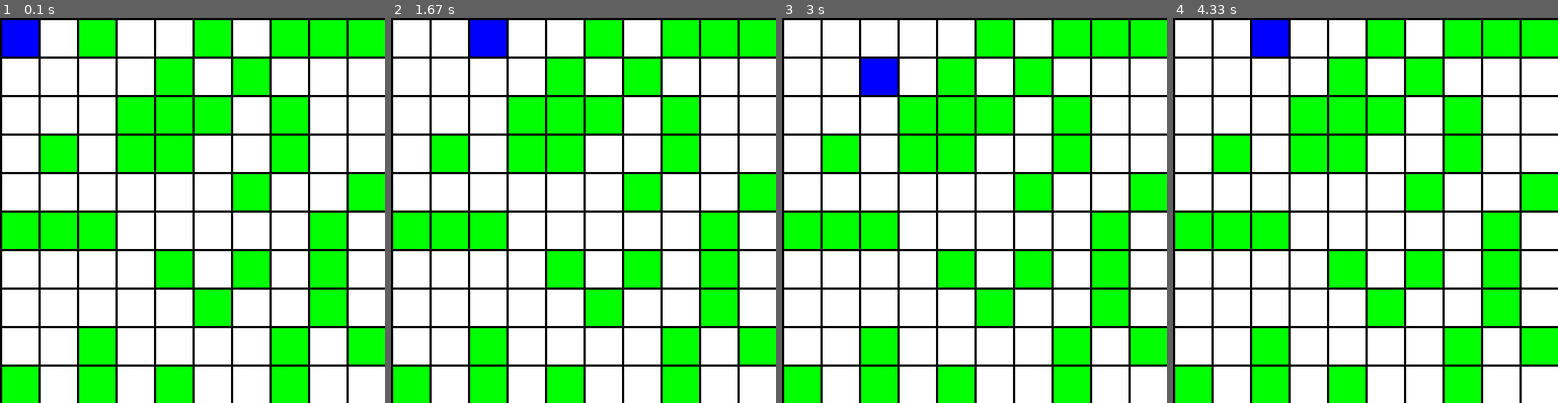
Above: before the commit, frames 1-4 (left to right).
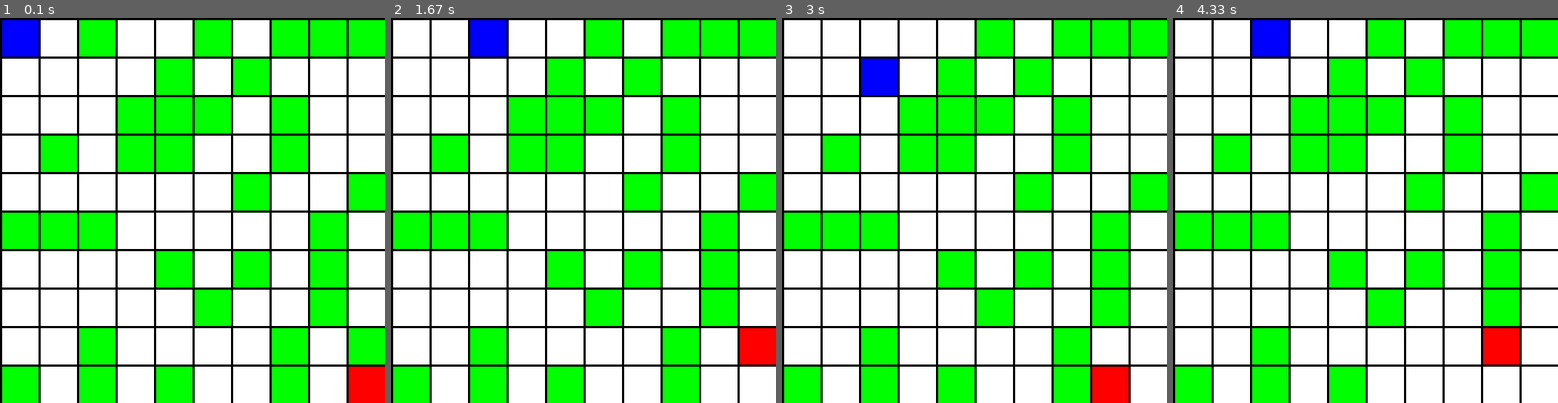
Above: after the commit, the same moments.

Repository: Xiangggggg/Search-Game
Game: pygame game, started from test.py
The game is run twice, just before and just after one commit, with the same random seed, the same clock (stepped at 60 frames per second) and the same inputs.
Inputs:
- Up to frame 1 (0.1 s): no input
- Up to frame 2 (1.67 s): hold D 0.33-0.8 s; hold Right 0.33-0.8 s; hold Right 0.83-1.3 s; hold D 0.83-1.3 s; hold Up 1.33-1.63 s; hold W 1.33-1.63 s
- Up to frame 3 (3 s): hold Right 1.67-2.13 s; hold D 1.67-2.13 s; hold Left 2.17-2.7 s; hold A 2.17-2.7 s; hold Down from 2.73 s (still down); hold S from 2.73 s (still down)
- Up to frame 4 (4.33 s): release Down at 3.03 s; release S at 3.03 s; hold Left 3.07-3.47 s; hold A 3.07-3.47 s; hold Up 3.5-3.87 s; hold W 3.5-3.87 s; hold Right from 3.9 s (still down); hold D from 3.9 s (still down)

The runs differ from the first frame. In frame 1, 0.9% of the frame differs, in the area x 90-100%, y 90-100%; in frame 2, 0.9%; in frame 3, 1.8%; in frame 4, 3.6%, in the area x 70-100%, y 80-100%.

Commit message:
updated test.py: make both searcher and monster move

Diff:
--- a/test.py
+++ b/test.py
@@ -25,9 +25,10 @@
 searcher.collectCoin(board)
 
 # Create a 2 dimensional array. A two dimensional
-boardview = [ [board.board[row][col].coins for col in range(GRID_NUM)] for row in range(GRID_NUM) ]
+boardview = [ [GREEN if board.board[row][col].coins == 1 else WHITE for col in range(GRID_NUM)] for row in range(GRID_NUM) ]
 for row in boardview: print(row)
-boardview[searcher.row][searcher.col] = 2
+boardview[searcher.row][searcher.col] = BLUE
+boardview[monster.row][monster.col] = RED
 
 # Initialize pygame
 pygame.init()
@@ -38,6 +39,7 @@
 font = pygame.font.SysFont('arial', 20)
 text = font.render('Hello', True, BLACK)
 #rect = text.get_rect()
+#screen.blit(text, ((GRID_MARGIN + GRID_SIZE) * col + GRID_MARGIN, (GRID_MARGIN + GRID_SIZE) * row + GRID_MARGIN))
 
 # Used to manage how fast the screen updates
 clock = pygame.time.Clock()
@@ -54,20 +56,29 @@
             row = pos[1] // (GRID_SIZE + GRID_MARGIN)
             print("Click ", pos, "Grid coordinates: ", row, col)
         elif event.type == pygame.KEYDOWN:
-            boardview[searcher.row][searcher.col] = 0
-            if event.key == pygame.K_UP:
-                print('Up')
-                searcher.moveUp(board)
-            elif event.key == pygame.K_DOWN:
-                print('Down')
-                searcher.moveDown(board)
-            elif event.key == pygame.K_LEFT:
-                print('Left')
-                searcher.moveLeft(board)
-            elif event.key == pygame.K_RIGHT:
-                print('Right')
-                searcher.moveRight(board)
-            boardview[searcher.row][searcher.col] = 2
+            ### searcher is moving
+            if event.key in (pygame.K_UP, pygame.K_DOWN, pygame.K_LEFT, pygame.K_RIGHT):
+                boardview[searcher.row][searcher.col] = WHITE
+                if event.key == pygame.K_UP:
+                    searcher.moveUp(board)
+                elif event.key == pygame.K_DOWN:
+                    searcher.moveDown(board)
+                elif event.key == pygame.K_LEFT:
+                    searcher.moveLeft(board)
+                elif event.key == pygame.K_RIGHT:
+                    searcher.moveRight(board)
+                boardview[searcher.row][searcher.col] = BLUE
+            elif event.key in (pygame.K_w, pygame.K_s, pygame.K_a, pygame.K_d):
+                boardview[monster.row][monster.col] = WHITE
+                if event.key == pygame.K_w:
+                    monster.moveUp(board)
+                elif event.key == pygame.K_s:
+                    monster.moveDown(board)
+                elif event.key == pygame.K_a:
+                    monster.moveLeft(board)
+                elif event.key == pygame.K_d:
+                    monster.moveRight(board)
+                boardview[monster.row][monster.col] = RED
 
 
     # Set the screen background
@@ -76,12 +87,7 @@
     # Draw the board
     for row in range(GRID_NUM):
         for col in range(GRID_NUM):
-            color = WHITE
-            if boardview[row][col] == 1:
-                color = GREEN
-                screen.blit(text, ((GRID_MARGIN + GRID_SIZE) * col + GRID_MARGIN, (GRID_MARGIN + GRID_SIZE) * row + GRID_MARGIN))
-            elif boardview[row][col] == 2:
-                color = BLUE
+            color = boardview[row][col]
             pygame.draw.rect(screen,
                              color,
                              [(GRID_MARGIN + GRID_SIZE) * col + GRID_MARGIN,
